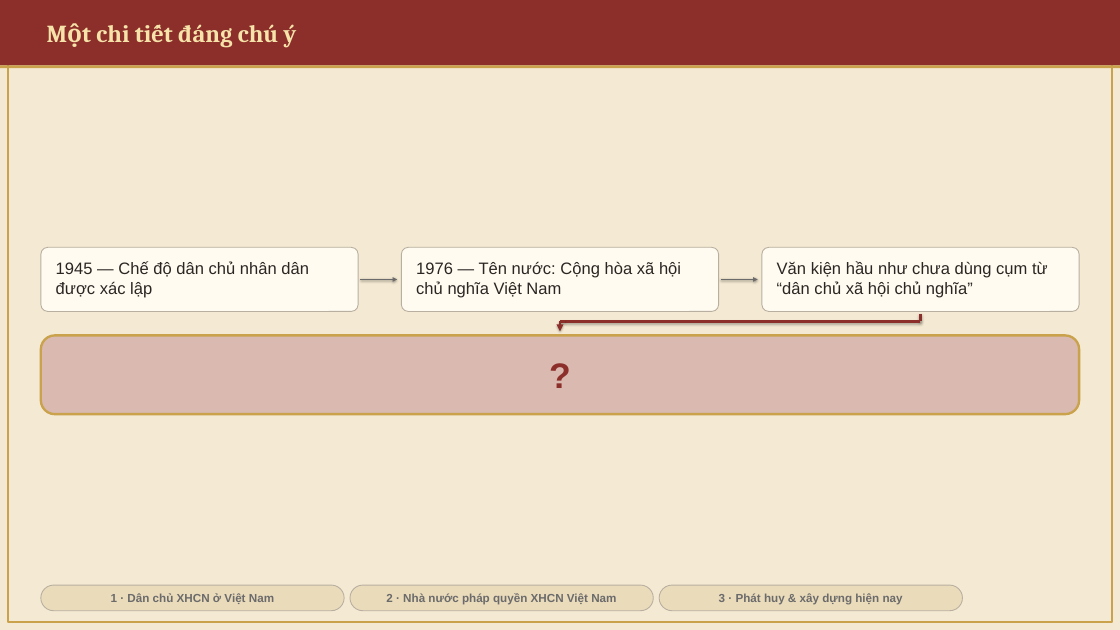
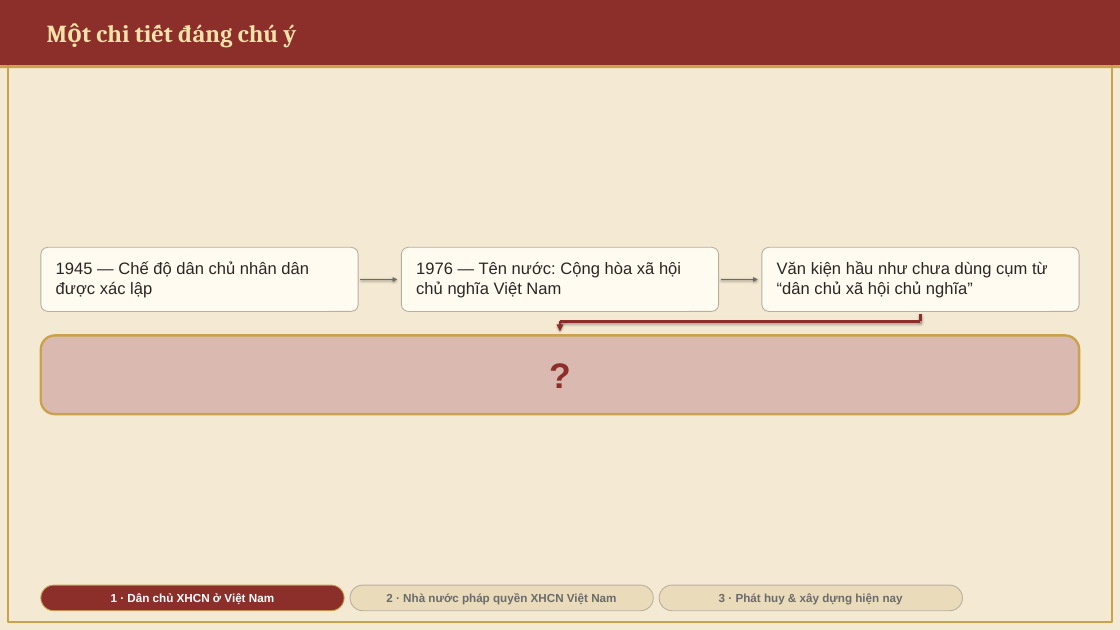
Before and after one commit to DatHoQuoc/mln122, a slide deck: slide 3 of mln133/MLN131_Chuong4_MucIII.pptx (slide 2 before the commit). Drawn at 1120x630 pixels with LibreOffice and Linux fonts; fonts in the diff are those of the drawing. Boxes give left, top, right and bottom in pixels: in the first picture for what was removed or moved away, otherwise in the second. Text is boxed around its words. In the diff, an @@ line names an element or a change of style, - is before the commit and + after.

```diff
--- a/mln133/MLN131_Chuong4_MucIII.pptx
+++ b/mln133/MLN131_Chuong4_MucIII.pptx
@@ rounded rectangle "1 · Dân chủ XHCN ..." at box(41, 585, 344, 611): text colour #6B6B6B to #FFFFFF; fill #EADBBB to #8C2F2B; outline #B8AFA0 1.12 pt to #C9A24B 1.12 pt @@
```
Also in this commit, not shown: 5 other slides changed, 2 slides added, 6 other files.
